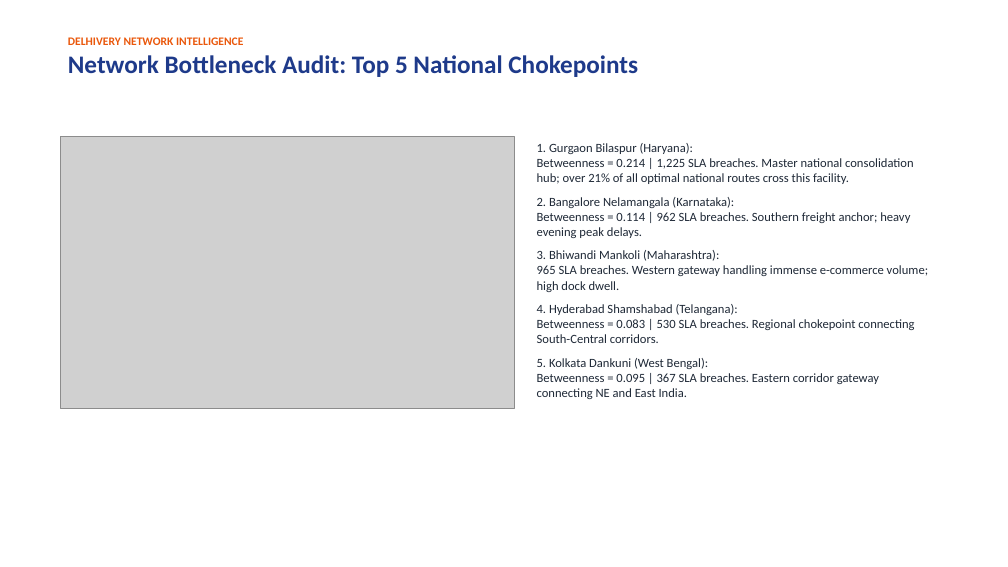
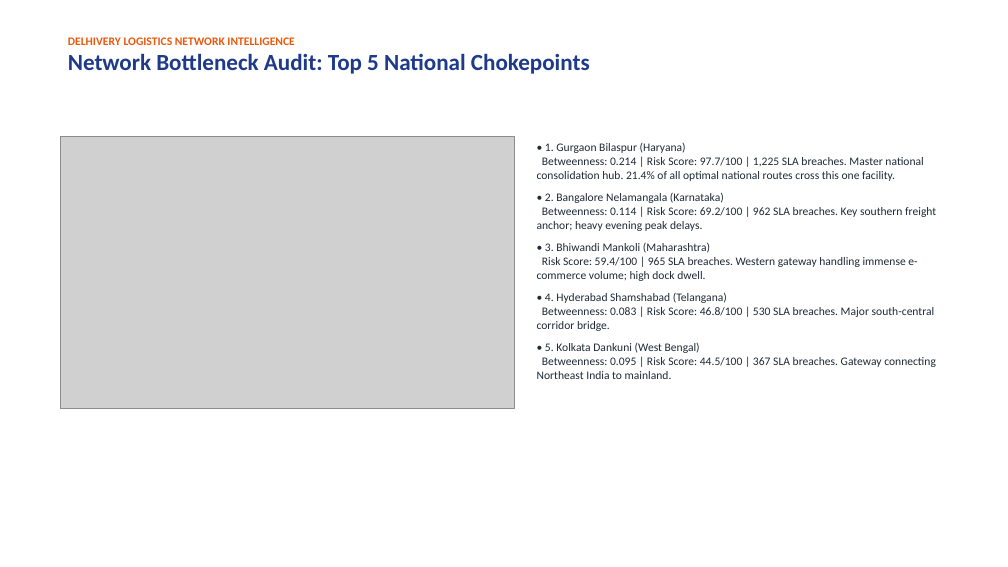
Before and after one commit to jaigoyal0000-dotcom/ML-Project-LOGISTIC-AI-, a slide deck: slide 7 of presentation_slides.pptx (slide 4 before the commit). Drawn at 1008x567 pixels with LibreOffice and Linux fonts; fonts in the diff are those of the drawing; grey boxes stand for pictures. Boxes give left, top, right and bottom in pixels: in the first picture for what was removed or moved away, otherwise in the second. Text is boxed around its words. In the diff, an @@ line names an element or a change of style, - is before the commit and + after.

```diff
--- a/presentation_slides.pptx
+++ b/presentation_slides.pptx
@@ text at bbox=[68, 37, 294, 45]: text changed @@
-DELHIVERY NETWORK INTELLIGENCE
+DELHIVERY LOGISTICS NETWORK INTELLIGENCE
@@ text at bbox=[68, 53, 590, 74]: size 24 to 22 pt in "Network Bottleneck Audit: Top 5 National Chokepoints" @@
@@ text at bbox=[537, 143, 936, 379]: text changed; size 12 to 11 pt @@
-1. Gurgaon Bilaspur (Haryana):
-Betweenness = 0.214 | 1,225 SLA breaches. Master national consolidation hub; over 21% of all optimal national routes cross this facility.
-2. Bangalore Nelamangala (Karnataka):
-Betweenness = 0.114 | 962 SLA breaches. Southern freight anchor; heavy evening peak delays.
-3. Bhiwandi Mankoli (Maharashtra):
-965 SLA breaches. Western gateway handling immense e-commerce volume; high dock dwell.
-4. Hyderabad Shamshabad (Telangana):
-Betweenness = 0.083 | 530 SLA breaches. Regional chokepoint connecting South-Central corridors.
-5. Kolkata Dankuni (West Bengal):
-Betweenness = 0.095 | 367 SLA breaches. Eastern corridor gateway connecting NE and East India.
+• 1. Gurgaon Bilaspur (Haryana)
+Betweenness: 0.214 | Risk Score: 97.7/100 | 1,225 SLA breaches. Master national consolidation hub. 21.4% of all optimal national routes cross this one facility.
+• 2. Bangalore Nelamangala (Karnataka)
+Betweenness: 0.114 | Risk Score: 69.2/100 | 962 SLA breaches. Key southern freight anchor; heavy evening peak delays.
+• 3. Bhiwandi Mankoli (Maharashtra)
+Risk Score: 59.4/100 | 965 SLA breaches. Western gateway handling immense e-commerce volume; high dock dwell.
+• 4. Hyderabad Shamshabad (Telangana)
+Betweenness: 0.083 | Risk Score: 46.8/100 | 530 SLA breaches. Major south-central corridor bridge.
+• 5. Kolkata Dankuni (West Bengal)
+Betweenness: 0.095 | Risk Score: 44.5/100 | 367 SLA breaches. Gateway connecting Northeast India to mainland.
```
Also in this commit, not shown: 3 other slides changed, 12 slides added, 6 slides removed, 1 other file.
